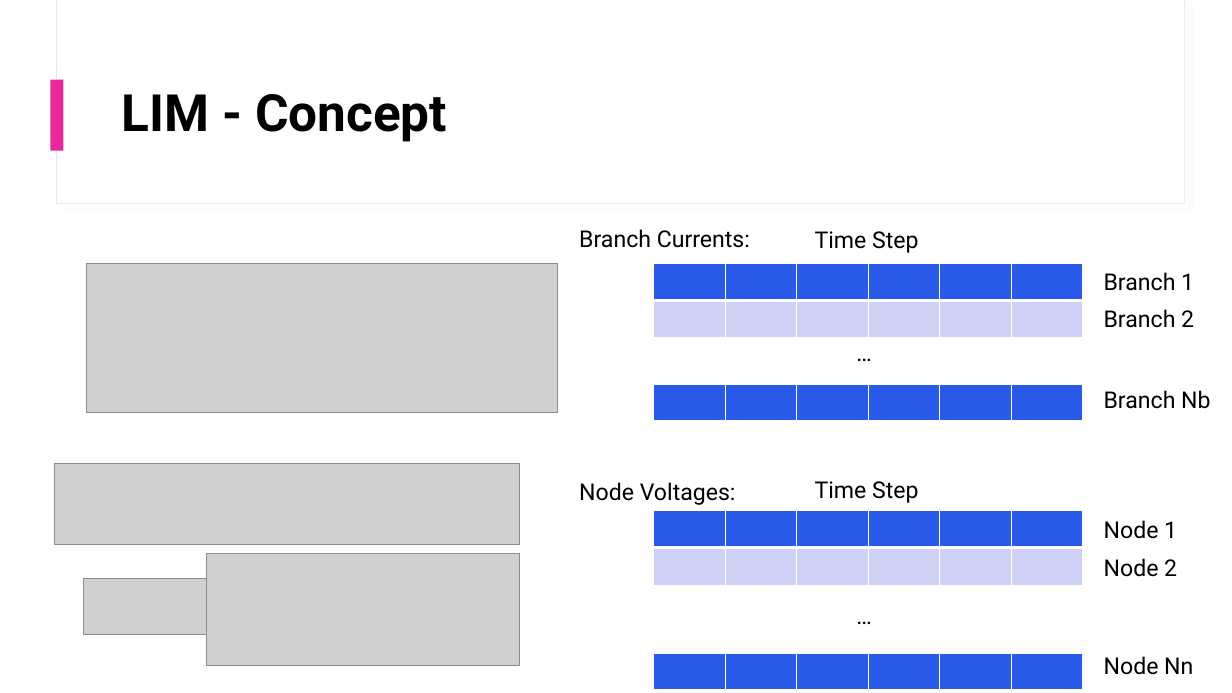
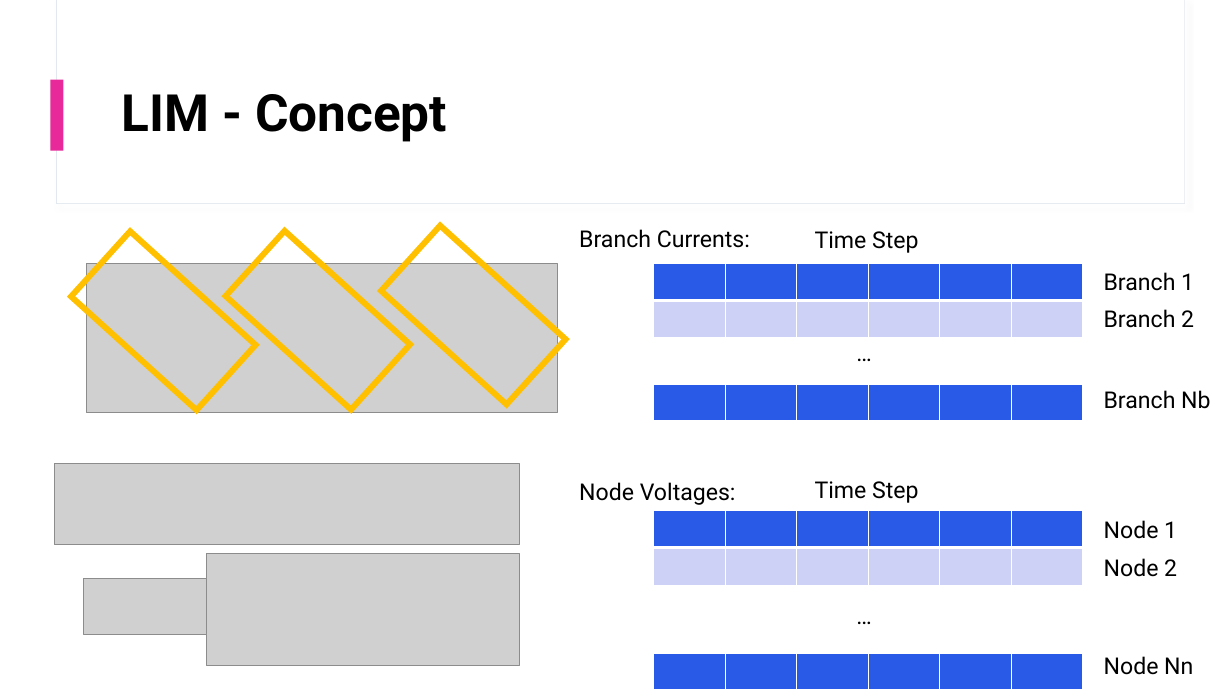
Before and after one commit to mguo5/ee537, a slide deck: slide 3 of HW3.pptx. Drawn at 1232x693 pixels with LibreOffice and Linux fonts; fonts in the diff are those of the drawing; grey boxes stand for pictures. Boxes give left, top, right and bottom in pixels: in the first picture for what was removed or moved away, otherwise in the second. Text is boxed around its words. In the diff, an @@ line names an element or a change of style, - is before the commit and + after.

```diff
--- a/HW3.pptx
+++ b/HW3.pptx
@@ frame added at bbox=[68, 228, 259, 413], fill #FFC000, outline #FFC000 1 pt @@
@@ frame added at bbox=[223, 227, 413, 412], fill #FFC000, outline #FFC000 1 pt @@
@@ frame added at bbox=[378, 223, 569, 408], fill #FFC000, outline #FFC000 1 pt @@
```
Also in this commit, not shown: 1 other slide changed, 2 slides added, 5 other files.
